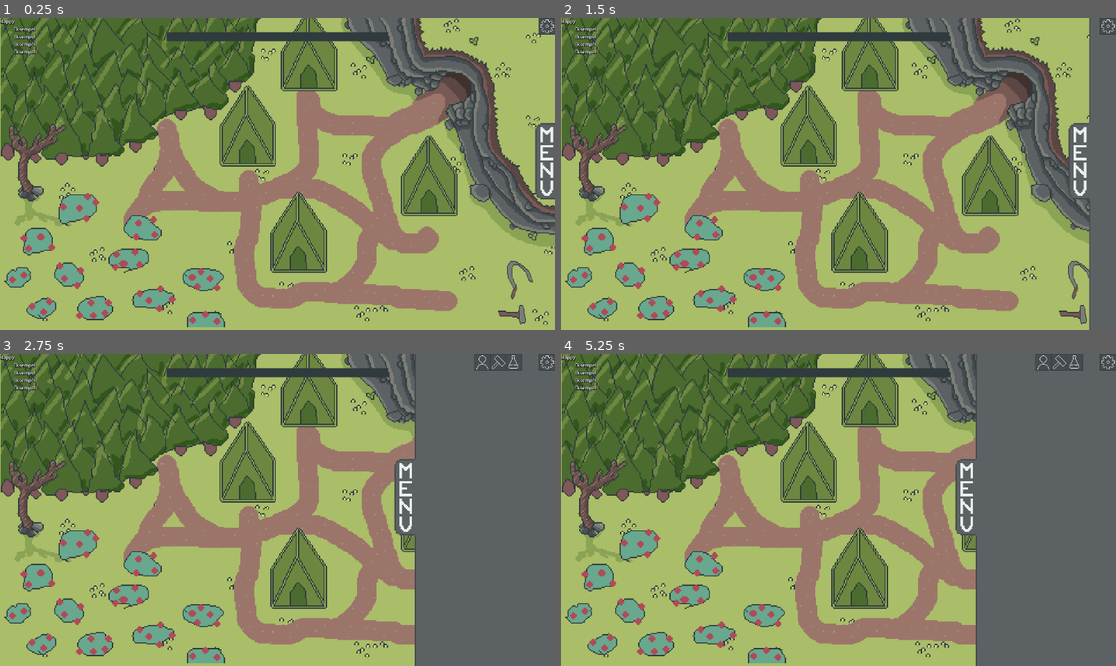
Above: before the commit, frames 1-4 (two rows, left to right).
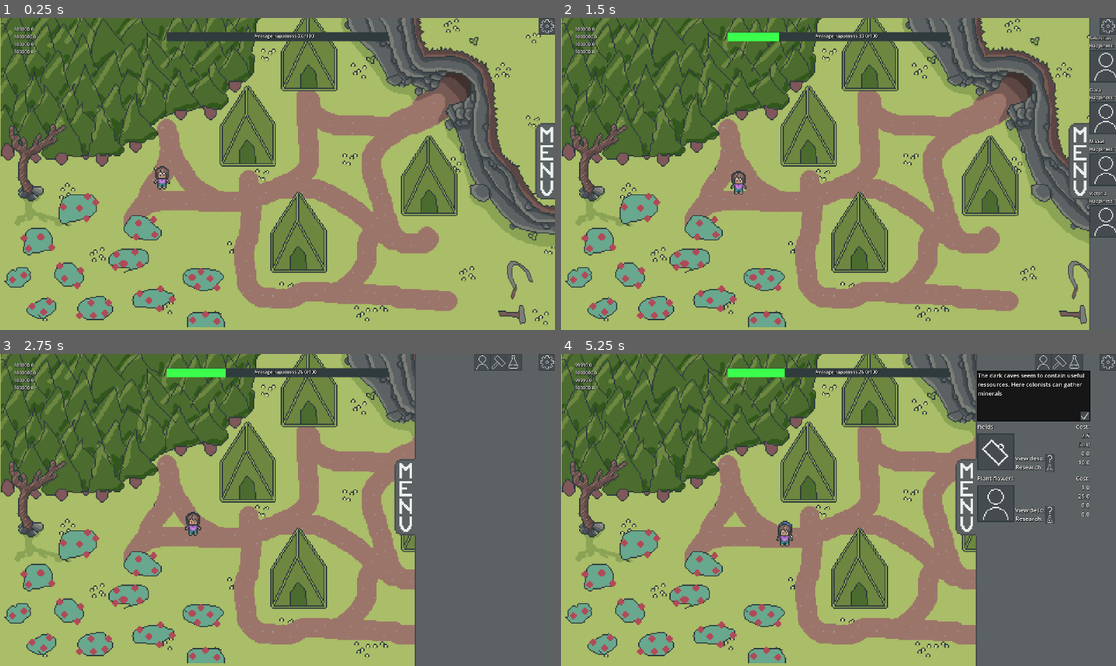
Above: after the commit, the same moments.

Repository: Lueegee1/EksamenDDU
Game: Godot game, scene res://Scenes/Root.tscn
Two runs of this game, one before a commit and one after it. Both use one fixed random seed, a clock stepped at 60 frames per second and the inputs below. The engine's default icon, where the game draws it, is replaced by a stand-in: a white triangle on a blue panel in a dark square.
Inputs (mouse positions are in pixels of both pictures, inside the frame that each line leads up to):
- Up to frame 1 (0.25 s): no input
- Up to frame 2 (1.5 s): click (1110, 27) at 0.5 s; click (1104, 161) at 1.25 s
- Up to frame 3 (2.75 s): click (538, 363) at 2 s
- Up to frame 4 (5.25 s): click (1060, 363) at 2.75 s; click (1077, 363) at 3.5 s; click (1049, 416) at 4.27 s; click (1049, 407) at 5.02 s

The runs differ from the first frame. In frame 1, 0.4% of the frame differs, in the area x 0-57%, y 0-56%; in frame 2, 1.4%; in frame 3, 0.8%; in frame 4, 4.8%, in the area x 0-96%, y 0-62%.
Error before the commit: Invalid assignment of property or key 'GameManager' with value of type 'Node2D (GameManager.gd)' on a base object of type 'Nil'. (res://Scripts/GameManager.gd:…

Commit message:
Working colonist sprites no duplicates and returned to possible sprite array when colonist gets killed

Diff:
--- a/ddu-eksamen/Scripts/ColonistMove.gd
+++ b/ddu-eksamen/Scripts/ColonistMove.gd
@@ -16,7 +16,7 @@
 func setup(sprt, nme, pos):
 	colonist_name = nme
 	sprite.texture = load(sprt)
-	sprite.scale =Vector2(0.1,0.1)
+	sprite.scale =Vector2(4,4)
 	#productivity = prod
 	position = pos
 	var nav_region = get_tree().get_root().find_child("NavigationRegion2D", true, false)
--- a/ddu-eksamen/Scripts/GameManager.gd
+++ b/ddu-eksamen/Scripts/GameManager.gd
@@ -9,6 +9,7 @@
 var colonist_dict: Dictionary = {}
 var workers_dict: Dictionary = {}
 var happiness_dict: Dictionary = {}
+var possible_colonist_sprites = ["res://Assets/temp files/ColonistsSprites1.png", "res://Assets/temp files/ColonistsSprites2.png", "res://Assets/temp files/ColonistsSprites3.png", "res://Assets/temp files/ColonistsSprites4.png","res://Assets/temp files/ColonistsSprites5.png", "res://Assets/temp files/ColonistsSprites6.png", "res://Assets/temp files/ColonistsSprites7.png", "res://Assets/temp files/ColonistsSprites8.png", "res://Assets/temp files/ColonistsSprites9.png", "res://Assets/temp files/ColonistsSprites10.png"]
 var trait_dict: Dictionary = {}
 var housing_dictionary: Dictionary = {
 	"not_built" :
@@ -134,7 +135,7 @@
 		colonist_dict[colonist_name] = trait_array #adds them to the colonist dict
 		workers_dict[colonist_name] = "unemployed" #adds them as unemployed to the workers dict
 		happiness_dict[colonist_name] = {"happiness": base_happiness, "sick" : false, "grieving_1": false, "homeless" : false, "surgery": false, "grieving_2": false, "starving": false}
-		setup_colonist_body(colonist_name)
+		setup_colonist_body(colonist_name, get_colonist_sprite())
 # Next lines of code are purely for printing to console
 		print("Created colonist # ", colonist +1, " Their name is ", colonist_name)
 		var traits_list_temp: Array = []
@@ -144,16 +145,21 @@
 		value_changed.emit()
 
 # On Startup Function calls --------------------------------------------------------------------------------------------------
-func setup_colonist_body(colonist_name: String, position = null) -> void:
+func setup_colonist_body(colonist_name: String, sprite, position = null) -> void:
 	var body = colonist_body_scene.instantiate()
 	colonist_container.add_child(body)
 	if position == null:
-		body.setup("res://icon.svg", colonist_name, Vector2(550,550))
+		body.setup(sprite, colonist_name, Vector2(550,550))
 		colonist_instances[colonist_name] = body
 	else:
-		body.setup("res://icon.svg", colonist_name, position)
+		body.setup(sprite, colonist_name, position)
 		colonist_instances[colonist_name] = body
 
+func get_colonist_sprite():
+	var sprite = possible_colonist_sprites.pick_random()
+	possible_colonist_sprites.erase(sprite)
+	print(possible_colonist_sprites)
+	return sprite
 
 func _load_building_positions() -> void:
 	for marker in building_markers_node.get_children():
@@ -277,7 +283,7 @@
 		var research_data = saved_data["research"]
 		researches = research_data.get("researches", researches)
 	for colonist_name in colonist_dict:
-		setup_colonist_body(colonist_name)
+		setup_colonist_body(colonist_name, get_colonist_sprite())
 	return true
 
 # Tick System --------------------------------------------------------------------------------------------------
@@ -452,6 +458,7 @@
 		return
 	if colonist_name not in colonist_dict:
 		return
+	possible_colonist_sprites.append(colonist_instances[colonist_name].sprite.texture.resource_path)
 	colonist_dict.erase(colonist_name)
 	workers_dict.erase(colonist_name)
 	working_colonist.erase(colonist_name)
--- a/ddu-eksamen/project.godot
+++ b/ddu-eksamen/project.godot
@@ -17,7 +17,7 @@
 
 [autoload]
 
-Global="*uid://b4xuwnefu4th4"
+Global="*uid://bjw1gkbm8tlki"
 
 [display]
 
Not shown, added: ddu-eksamen/Scenes/Game.tscn858043897.tmp
Not shown, added: ddu-eksamen/Scenes/Game.tscn863340147.tmp
